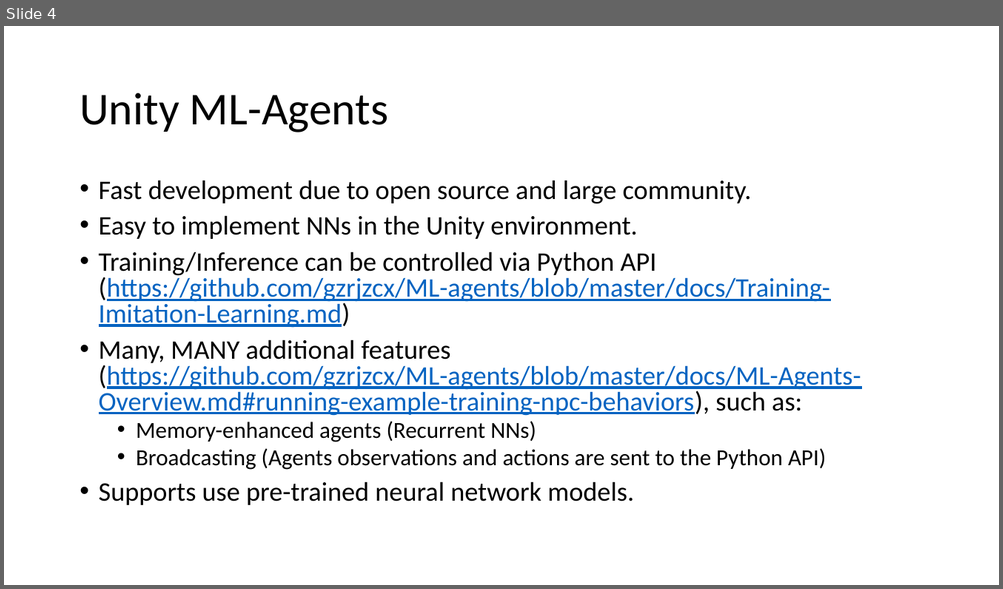
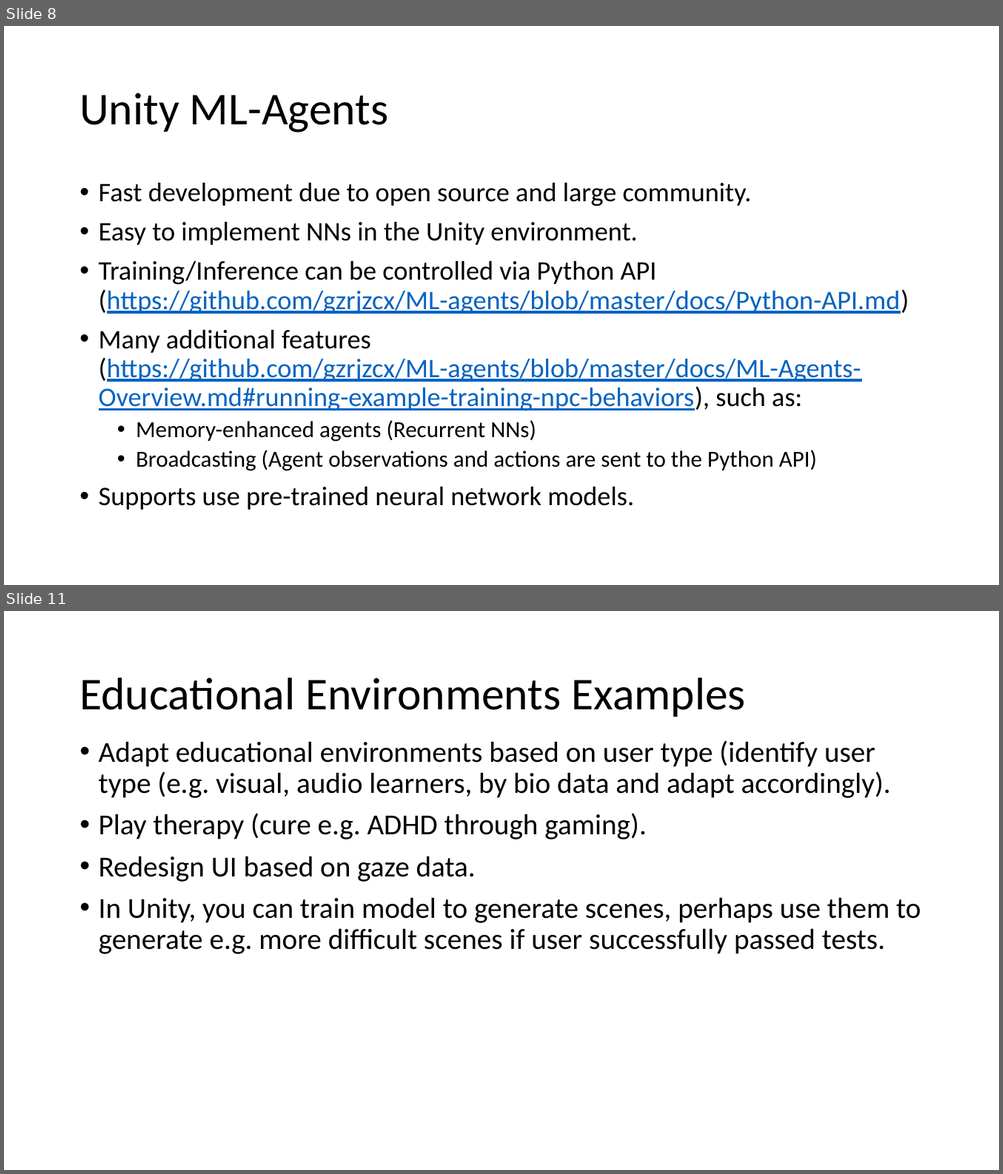
Before and after one commit to ztsv-av/xr_ml, a slide deck: unity-vs-unreal.pptx. Shown one above the other, each under a label of ours: slide 4 before the commit, slides 8 and 11 after it; the slides between them are not shown. The pictures are 1003x589 and 1003x1174 pixels, drawn with LibreOffice and Linux fonts; fonts in the diff are those of the drawing. Boxes give left, top, right and bottom in pixels: in the first picture for what was removed or moved away, otherwise in the second. Text is boxed around its words. In the diff, an @@ line names an element or a change of style, - is before the commit and + after.

```diff
--- a/unity-vs-unreal.pptx
+++ b/unity-vs-unreal.pptx
@@ slide 11 added at (4, 611, 999, 1170), background #FFFFFF @@
@@ title added at (79, 678, 745, 717), 44 pt, text #000000 @@
+Educational Environments Examples
@@ text added at (99, 741, 920, 954), 28 pt, text #000000 @@
+• Adapt educational environments based on user type (identify user type (e.g. visual, audio learners, by bio data and adapt accordingly).
+• Play therapy (cure e.g. ADHD through gaming).
+• Redesign UI based on gaze data.
+• In Unity, you can train model to generate scenes, perhaps use them to generate e.g. more difficult scenes if user successfully passed tests.
@@ what was slide 4 is now slide 8 @@
@@ slide 8 changed as well @@
@@ text at (99, 182, 751, 510): line spacing 0.8 to 0.9 @@
@@ text at (99, 261, 909, 412): text changed @@
-• Training/Inference can be controlled via Python API (https://github.com/gzrjzcx/ML-agents/blob/master/docs/Training-Imitation-Learning.md)
-• Many, MANY additional features (https://github.com/gzrjzcx/ML-agents/blob/master/docs/ML-Agents-Overview.md#running-example-training-npc-behaviors), such as:
+• Training/Inference can be controlled via Python API (https://github.com/gzrjzcx/ML-agents/blob/master/docs/Python-API.md)
+• Many additional features (https://github.com/gzrjzcx/ML-agents/blob/master/docs/ML-Agents-Overview.md#running-example-training-npc-behaviors), such as:
@@ text at (136, 450, 817, 471): text changed @@
-  • Broadcasting (Agents observations and actions are sent to the Python API)
+  • Broadcasting (Agent observations and actions are sent to the Python API)
```
Also in this commit, not shown: 4 other slides changed, 5 other slides added.
